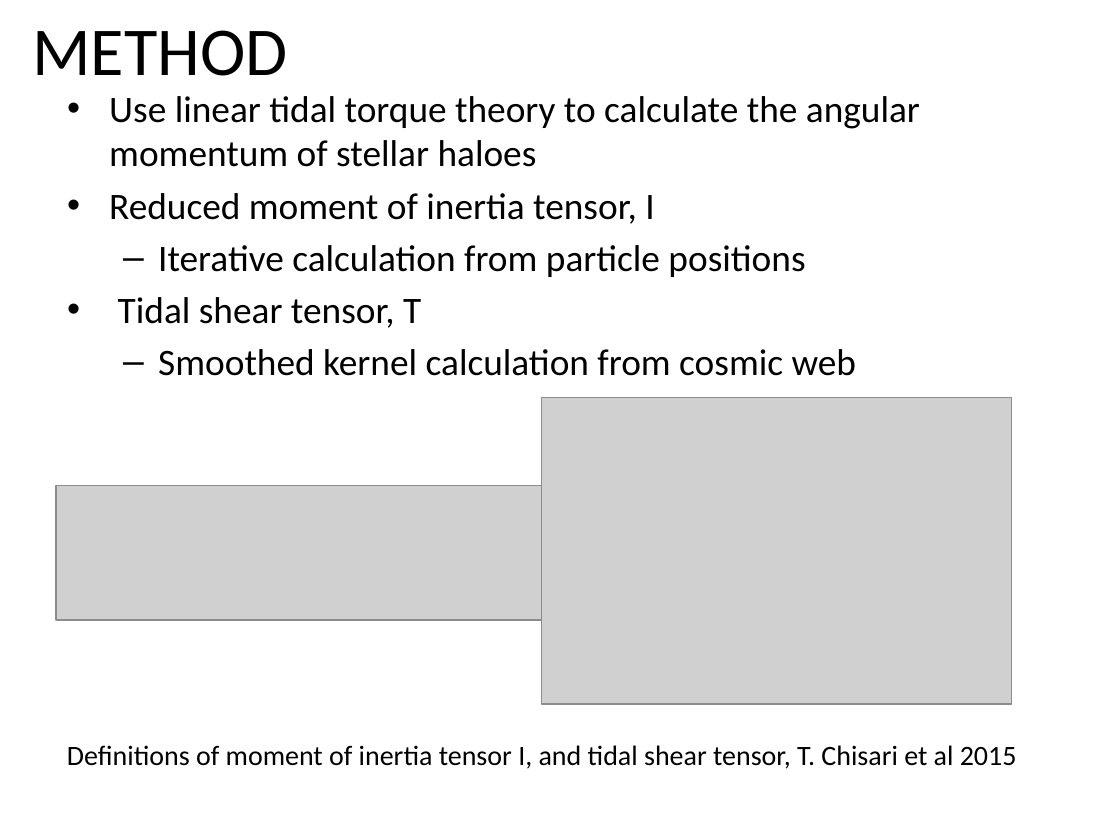
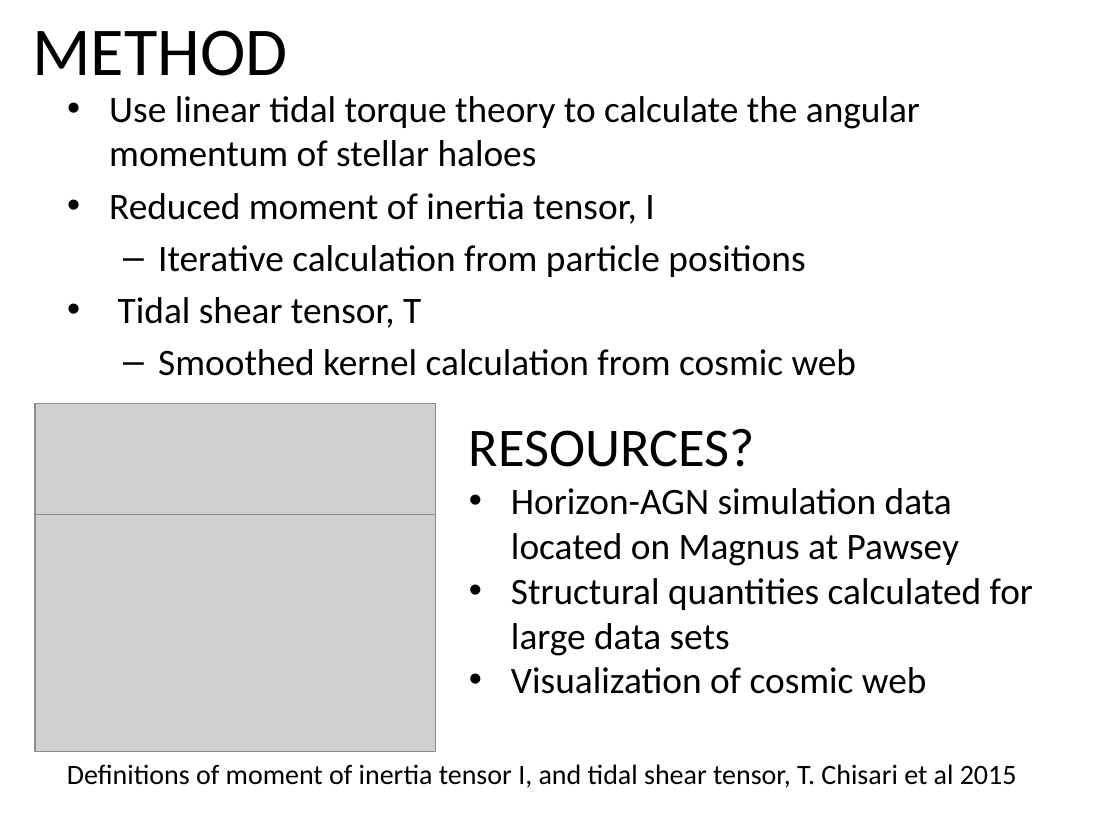
Before and after one commit to emilyhackett/icrar_report, a slide deck: slide 4 of PresentationSlides.pptx. Drawn at 1120x840 pixels with LibreOffice and Linux fonts; fonts in the diff are those of the drawing; grey boxes stand for pictures. Boxes give left, top, right and bottom in pixels: in the first picture for what was removed or moved away, otherwise in the second. Text is boxed around its words. In the diff, an @@ line names an element or a change of style, - is before the commit and + after.

```diff
--- a/PresentationSlides.pptx
+++ b/PresentationSlides.pptx
@@ picture: place and size @@
-picture at box(56, 485, 542, 619)
+picture at box(35, 403, 435, 514)
@@ text added at box(469, 428, 1033, 694), 24 pt, text #000000 @@
+RESOURCES?
+• Horizon-AGN simulation data located on Magnus at Pawsey
+• Structural quantities calculated for large data sets
+• Visualization of cosmic web
@@ picture: place and size @@
-picture at box(542, 398, 1011, 704)
+picture at box(35, 491, 435, 752)
@@ text "Definitions of moment of inertia ...": place and size @@
-text "Definitions of moment of inertia ..." at box(67, 745, 1017, 769)
+text "Definitions of moment of inertia ..." at box(67, 764, 1017, 788)
```
Also in this commit, not shown: 1 other slide changed, 1 other file.
